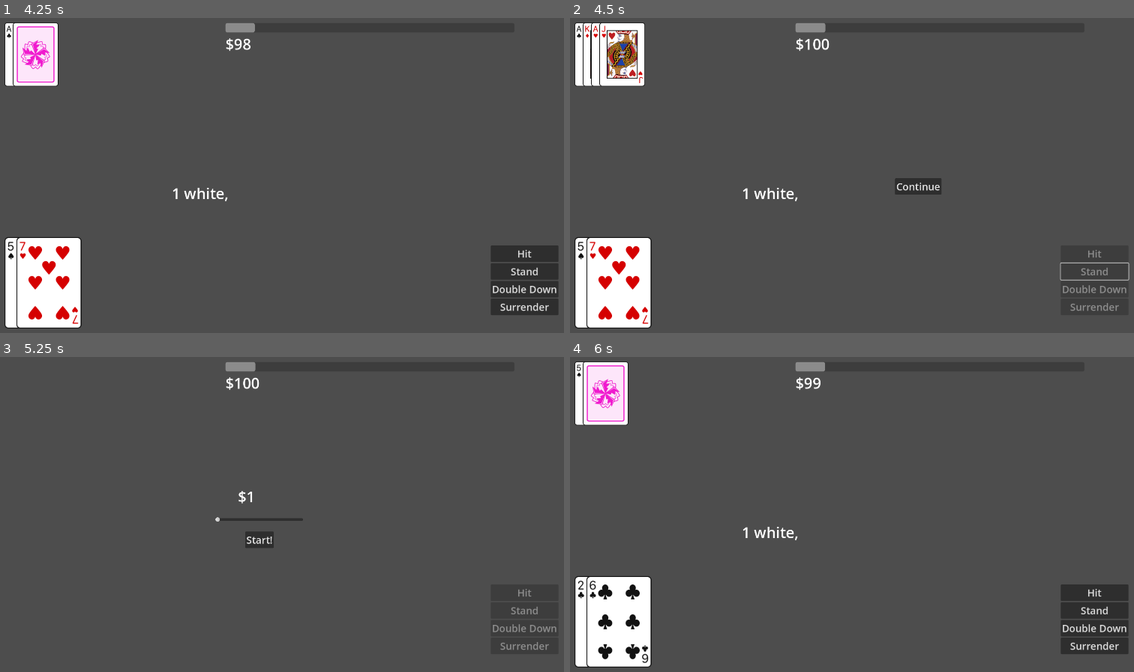
Above: before the commit, frames 1-4 (two rows, left to right).
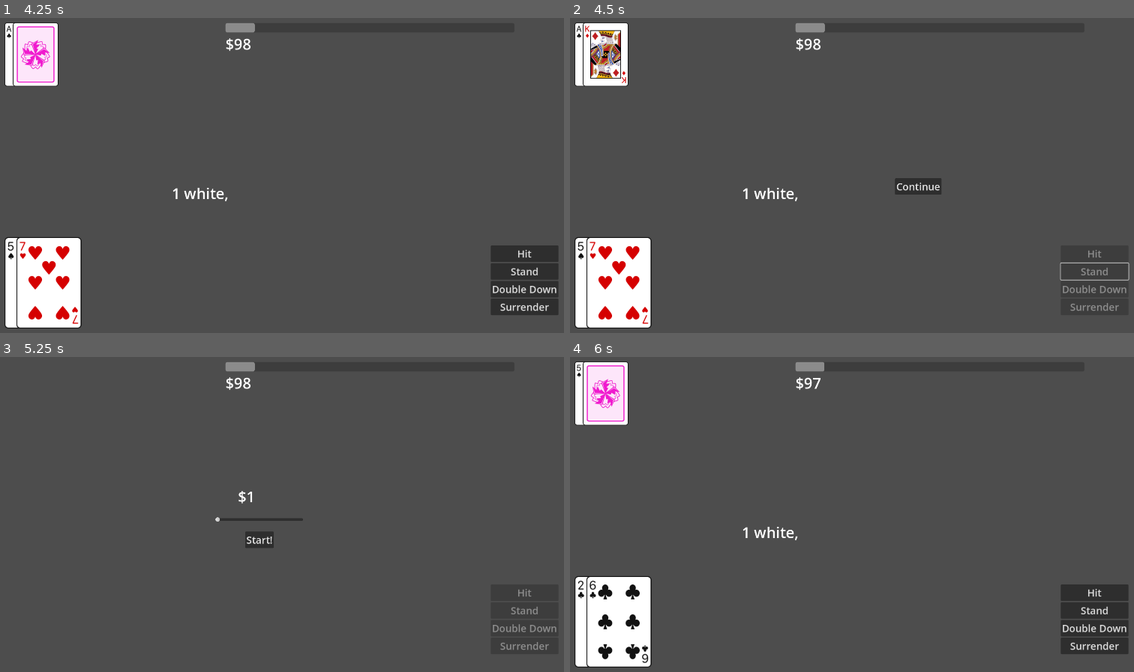
Above: after the commit, the same moments.

Repository: Tofutush/blackjack-with-sky
Game: Godot game, scene res://scenes/Start/Start.tscn
Same seed, same stepped clock (60 frames per second), same inputs: the game is played once before the commit and once after it.
Inputs:
- Up to frame 1 (4.25 s): click "Start" at 0.5 s; click "Start!" at 1.25 s; click "Hit" at 2 s; click "Continue" at 2.75 s; click "Start!" at 3.5 s
- Up to frame 2 (4.5 s): click "Stand" at 4.25 s
- Up to frame 3 (5.25 s): click "Continue" at 5 s
- Up to frame 4 (6 s): click "Start!" at 5.75 s

Frame 1 is identical in both runs. In frame 2, 1.6% of the frame differs, in the area x 3-47%, y 1-22%; in frame 3, less than 0.1%; in frame 4, less than 0.1%.

Commit message:
always stand on natural bj

Diff:
--- a/scripts/deck.gd
+++ b/scripts/deck.gd
@@ -23,6 +23,11 @@
 
 func drawRandom() -> Card:
 	return deck.pop_back()
+
+func drawRigged(rank: String) -> Card:
+	print(deck.find_custom(func(card: Card): return card.rank == rank))
+	print(deck[deck.find_custom(func(card: Card): return card.rank == rank)])
+	return deck.pop_at(deck.find_custom(func(card: Card): return card.rank == rank))
 
 # player & dealer
 func linkDisplay(display1: DeckDisplay):
@@ -114,7 +119,7 @@
 func isNaturalBlackjack() -> bool:
 	var total = getValue()
 	# must be one ace (soft) and one 10
-	return total['soft'] && total['value'][1] == 21
+	return deck.size() == 2 && total['soft'] && total['value'][1] == 21
 
 func isBusted() -> bool:
 	var total = getValue()
@@ -125,6 +130,8 @@
 
 func isEndForDealer() -> bool:
 	var total = getValue()
+	if isNaturalBlackjack():
+		return true
 	if total['soft']:
 		if total['value'][0] >= 17:
 			# same logic, here all values are larger than / equal to 17
